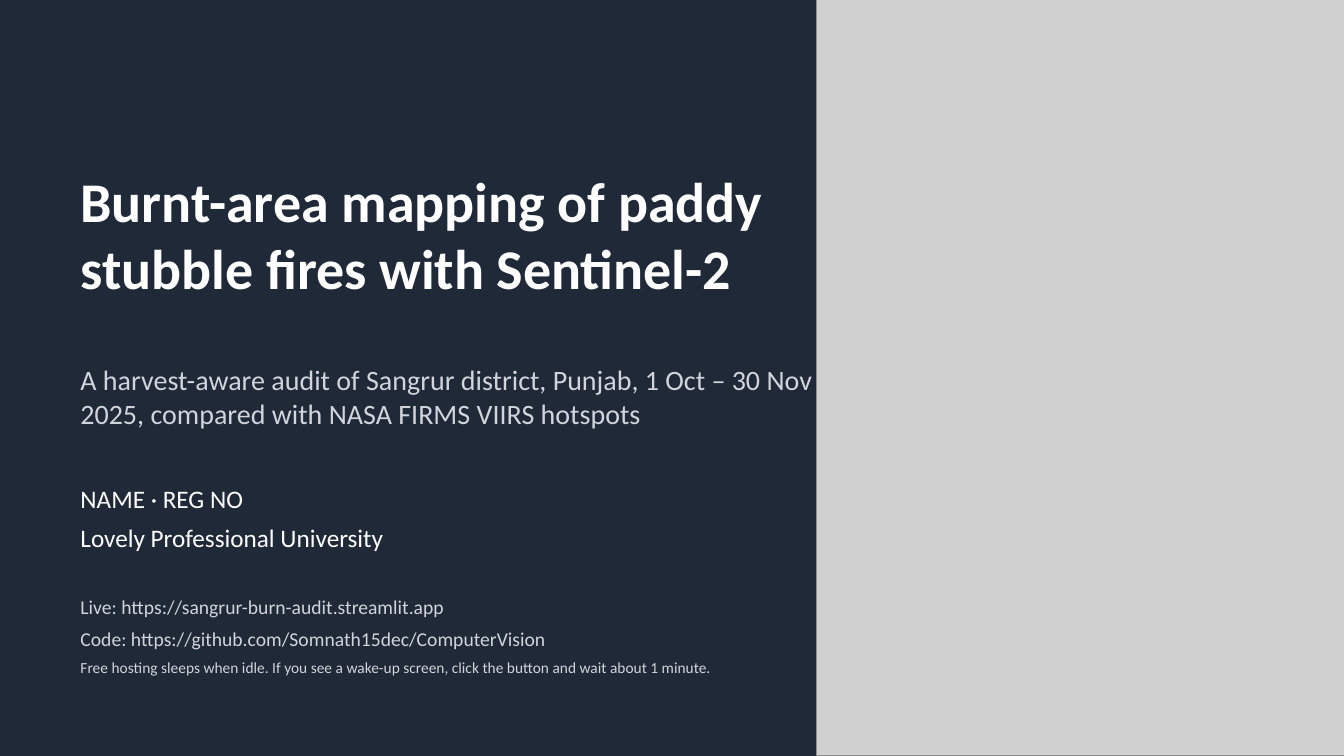
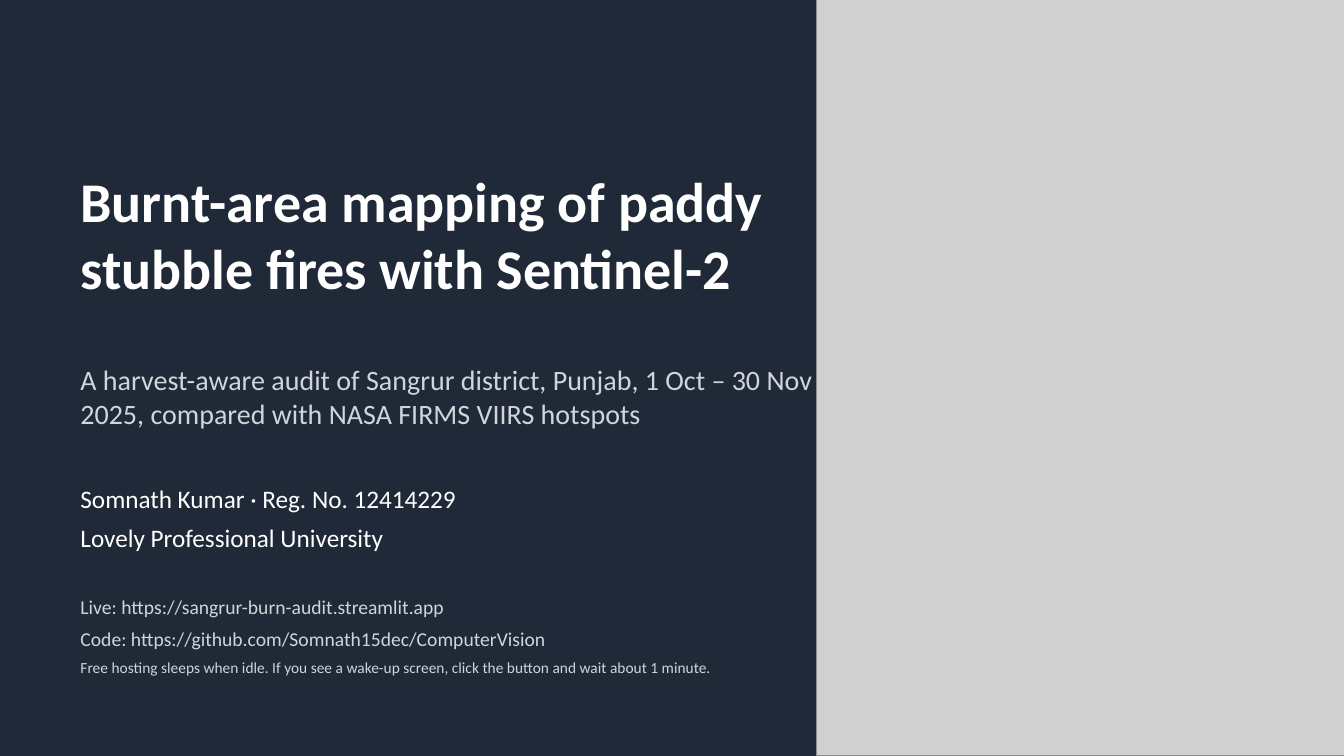
Before and after one commit to Somnath15dec/ComputerVision, a slide deck: slide 1 of reports/final/Stubble_Burn_Audit_PPT.pptx. Drawn at 1344x756 pixels with LibreOffice and Linux fonts; fonts in the diff are those of the drawing; grey boxes stand for pictures. Boxes give left, top, right and bottom in pixels: in the first picture for what was removed or moved away, otherwise in the second. Text is boxed around its words. In the diff, an @@ line names an element or a change of style, - is before the commit and + after.

```diff
--- a/reports/final/Stubble_Burn_Audit_PPT.pptx
+++ b/reports/final/Stubble_Burn_Audit_PPT.pptx
@@ text at [80, 490, 456, 513]: text changed @@
-NAME · REG NO
+Somnath Kumar · Reg. No. 12414229
```
Also in this commit, not shown: 5 other files.
